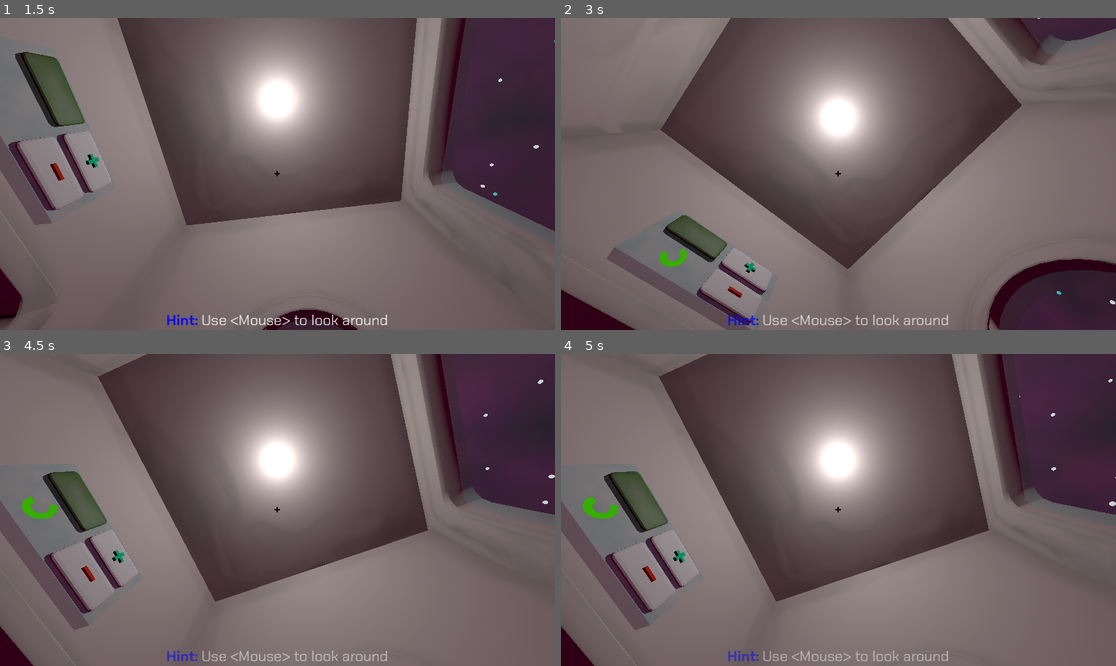
Above: before the commit, frames 1-4 (two rows, left to right).
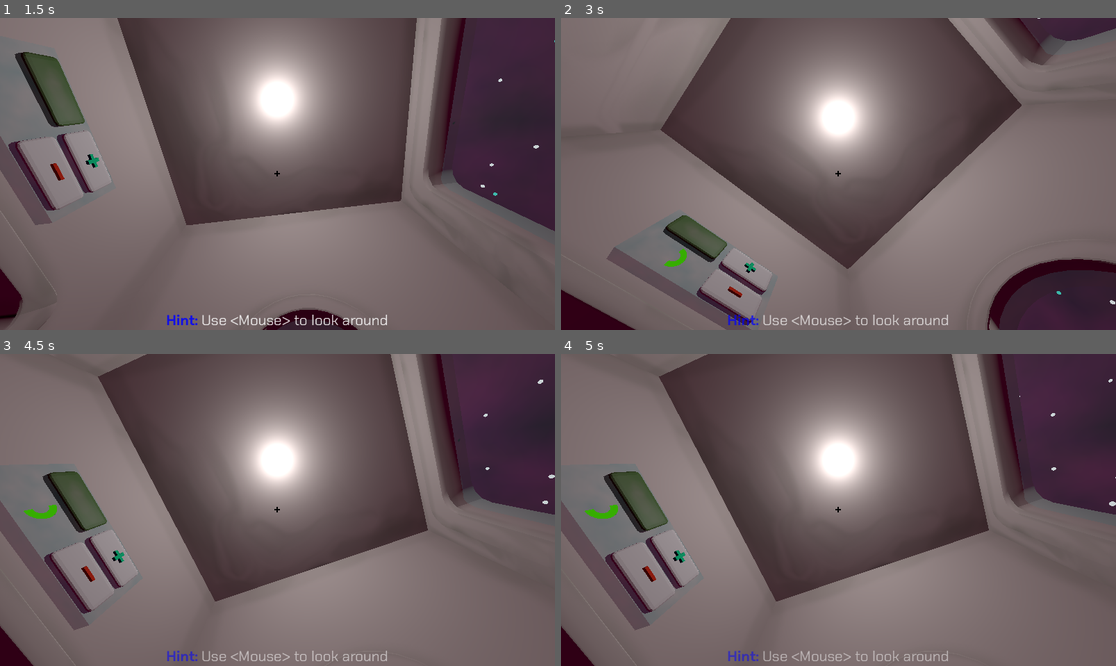
Above: after the commit, the same moments.

Repository: kettle-game-studio/unlimited-space-shawarma
Game: Godot game, scene res://assets/scenes/main_scene.tscn
The game is run twice, just before and just after one commit, with the same random seed, the same clock (stepped at 60 frames per second) and the same inputs. Sound files missing from this copy of the repository are replaced by a short silence.
Inputs (mouse positions are in pixels of both pictures, inside the frame that each line leads up to):
- Up to frame 1 (1.5 s): tap Enter at 0.5 s; move the mouse to (249, 236) at 0.52 s; tap Space (Eat) at 0.6, 1.25 s; click (249, 236) at 0.67 s; move the mouse to (316, 177) at 1.27 s; click (316, 177) at 1.35 s
- Up to frame 2 (3 s): tap Space (Eat) at 1.55, 2.1, 2.85 s; move the mouse to (794, 170) at 2.02 s; tap Enter at 2.75 s; move the mouse to (844, 174) at 2.77 s
- Up to frame 3 (4.5 s): tap Space (Eat) at 3.5, 3.8, 4.35 s; move the mouse to (255, 503) at 3.52 s; click (255, 503) at 3.6 s; tap Enter at 4.25 s; move the mouse to (305, 510) at 4.27 s
- Up to frame 4 (5 s): no input

Frame 1 is identical in both runs. In frame 2, less than 0.1% of the frame differs, in the area x 17-20%, y 74-80%; in frame 3, less than 0.1%, in the area x 3-7%, y 45-51%; in frame 4, less than 0.1%.

Commit message:
Add eating sounds

Diff:
--- a/assets/prefabs/player.tscn
+++ b/assets/prefabs/player.tscn
@@ -1,9 +1,15 @@
-[gd_scene load_steps=5 format=3 uid="uid://4h7b3tnixhgm"]
+[gd_scene load_steps=11 format=3 uid="uid://4h7b3tnixhgm"]
 
 [ext_resource type="Script" path="res://assets/scripts/player.gd" id="1_6l13g"]
 [ext_resource type="Script" path="res://assets/scripts/player_controller.gd" id="1_75gyu"]
 [ext_resource type="Script" path="res://assets/scripts/player_raycast.gd" id="2_h24xp"]
 [ext_resource type="Script" path="res://assets/scripts/item_manager.gd" id="4_hiefl"]
+[ext_resource type="AudioStream" uid="uid://co1s81k67s5ra" path="res://assets/sounds/apple_eat_1.mp3" id="5_p0p8n"]
+[ext_resource type="AudioStream" uid="uid://b8i21hq4627a" path="res://assets/sounds/apple_eat_2.mp3" id="6_7a8ou"]
+[ext_resource type="AudioStream" uid="uid://b10f75nhngko8" path="res://assets/sounds/apple_eat_3.mp3" id="7_10f10"]
+[ext_resource type="AudioStream" uid="uid://bry3qmrjbfc7k" path="res://assets/sounds/apple_eat_4.mp3" id="8_vqwlf"]
+[ext_resource type="AudioStream" uid="uid://b87gmve41ym5v" path="res://assets/sounds/apple_eat_5.mp3" id="9_mwp2t"]
+[ext_resource type="AudioStream" uid="uid://twounuu4a5h4" path="res://assets/sounds/apple_eat_6.mp3" id="10_1g52g"]
 
 [node name="Player" type="Node3D" node_paths=PackedStringArray("item_manager", "player_raycast")]
 script = ExtResource("1_6l13g")
@@ -28,10 +34,11 @@
 [node name="Hand" type="Node3D" parent="Camera3D"]
 transform = Transform3D(1, 0, 0, 0, 1, 0, 0, 0, 1, 0.664274, -0.974591, -1.29824)
 
-[node name="PlayerController" type="Node" parent="." node_paths=PackedStringArray("player", "camera")]
+[node name="PlayerController" type="Node" parent="." node_paths=PackedStringArray("player", "camera", "eating_sounds_root")]
 script = ExtResource("1_75gyu")
 player = NodePath("..")
 camera = NodePath("../Camera3D")
+eating_sounds_root = NodePath("../EatingSounds")
 
 [node name="PlayerRaycast" type="Node" parent="." node_paths=PackedStringArray("activatorRaycast", "fridgeRaycast", "player")]
 script = ExtResource("2_h24xp")
@@ -42,3 +49,23 @@
 [node name="ItemManager" type="Node" parent="." node_paths=PackedStringArray("hand")]
 script = ExtResource("4_hiefl")
 hand = NodePath("../Camera3D/Hand")
+
+[node name="EatingSounds" type="Node" parent="."]
+
+[node name="EatSound1" type="AudioStreamPlayer" parent="EatingSounds"]
+stream = ExtResource("5_p0p8n")
+
+[node name="EatSound2" type="AudioStreamPlayer" parent="EatingSounds"]
+stream = ExtResource("6_7a8ou")
+
+[node name="EatSound3" type="AudioStreamPlayer" parent="EatingSounds"]
+stream = ExtResource("7_10f10")
+
+[node name="EatSound4" type="AudioStreamPlayer" parent="EatingSounds"]
+stream = ExtResource("8_vqwlf")
+
+[node name="EatSound5" type="AudioStreamPlayer" parent="EatingSounds"]
+stream = ExtResource("9_mwp2t")
+
+[node name="EatSound6" type="AudioStreamPlayer" parent="EatingSounds"]
+stream = ExtResource("10_1g52g")
--- a/assets/prefabs/radio.tscn
+++ b/assets/prefabs/radio.tscn
@@ -46,6 +46,7 @@
 script = ExtResource("1_ij06s")
 music = NodePath("Music")
 progress_sprite = NodePath("ProgressSprite")
+default_volume = -15
 
 [node name="Music" type="AudioStreamPlayer3D" parent="."]
 stream = ExtResource("6_hmxft")
--- a/assets/scripts/player_controller.gd
+++ b/assets/scripts/player_controller.gd
@@ -4,6 +4,12 @@
 @export var camera: Camera3D
 
 @export var camera_speed: float = 0.01
+@export var eating_sounds_root: Node;
+
+var eating_sounds: Array[Node]
+
+func _ready():
+	eating_sounds = eating_sounds_root.get_children()
 
 func _input(event: InputEvent):
 	if event is InputEventMouseMotion:
@@ -18,6 +24,7 @@
 	if Input.is_action_just_pressed("Eat"):
 		var item = player.item_manager.item_in_hand
 		if item && item.item_data.food > 0:
+			eating_sounds.pick_random().play()
 			player.items_eaten += 1
 			player.item_manager.destroy_current_item()
 
--- a/assets/scripts/radio.gd
+++ b/assets/scripts/radio.gd
@@ -12,6 +12,7 @@
 	return (music.volume_db-min_volume)/(max_volume-min_volume)
 
 func _ready():
+	music.volume_db = default_volume
 	progress_sprite.set_progress(volume_as_progress())
 	music.play()
 
Not shown, added: assets/sounds/apple_eat_1.mp3.import
Not shown, added: assets/sounds/apple_eat_2.mp3.import
Not shown, added: assets/sounds/apple_eat_3.mp3.import
Not shown, added: assets/sounds/apple_eat_4.mp3.import
Not shown, added: assets/sounds/apple_eat_5.mp3.import
Not shown, added: assets/sounds/apple_eat_6.mp3.import
Not shown, added: assets/sounds/apple_eat_1.mp3
Not shown, added: assets/sounds/apple_eat_2.mp3
Not shown, added: assets/sounds/apple_eat_3.mp3
Not shown, added: assets/sounds/apple_eat_4.mp3
Not shown, added: assets/sounds/apple_eat_5.mp3
Not shown, added: assets/sounds/apple_eat_6.mp3
